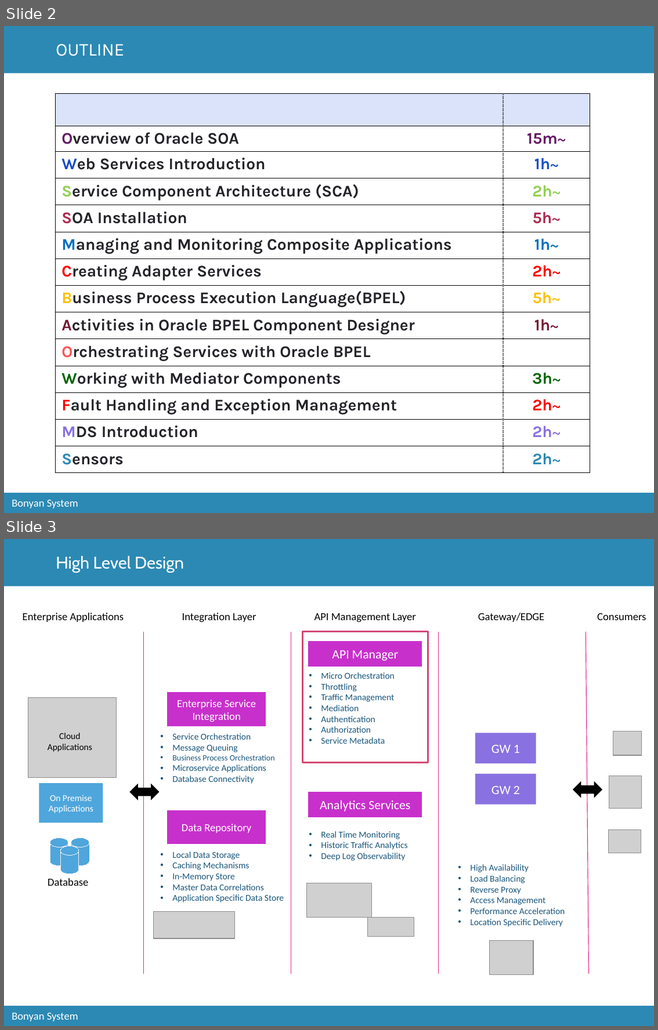
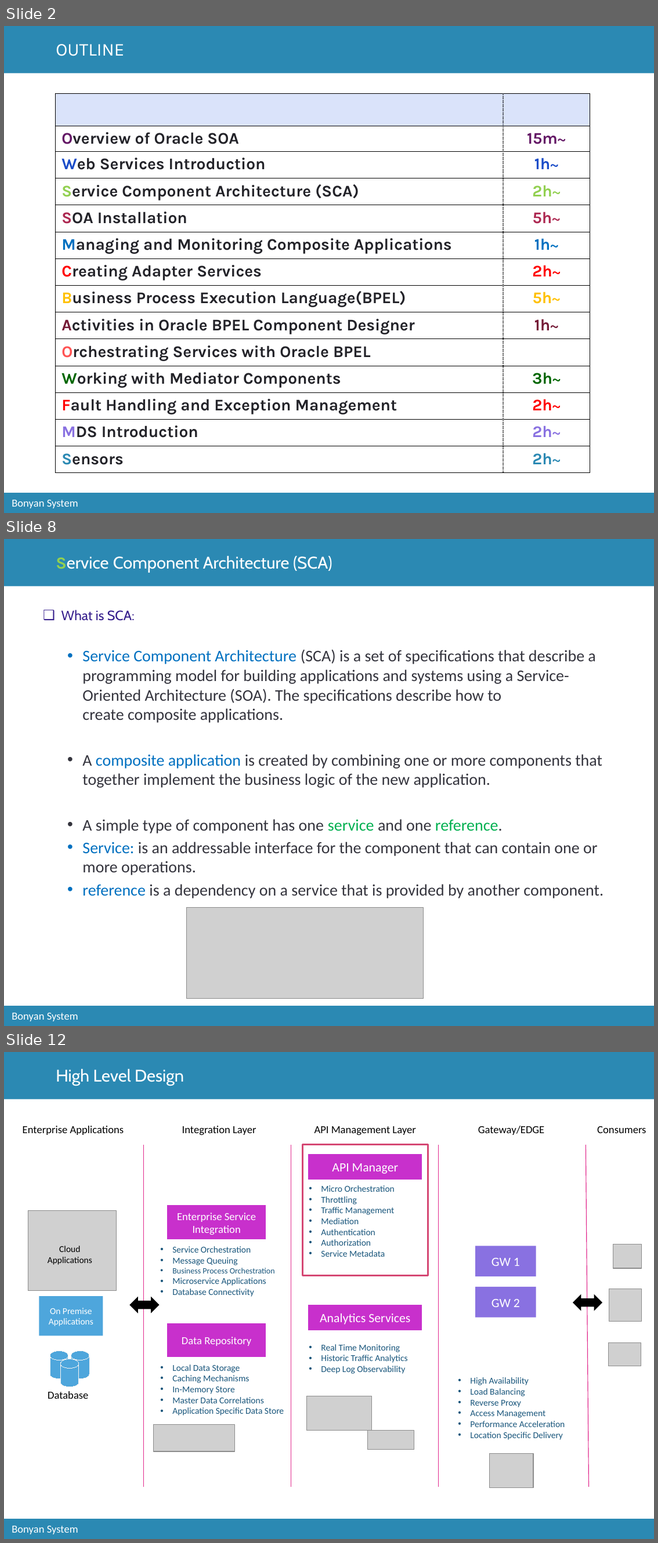
Before and after one commit to catcry/soaTraining, a slide deck: Presentation/soaTrainingPresentation.pptx. Shown one above the other, each under a label of ours: slides 2 and 3 before the commit, slides 2, 8 and 12 after it; the slides between them are not shown. The pictures are 658x1030 and 658x1543 pixels, drawn with LibreOffice and Linux fonts; fonts in the diff are those of the drawing; grey boxes stand for pictures; background and template pictures are left out. Boxes give left, top, right and bottom in pixels: in the first picture for what was removed or moved away, otherwise in the second. Text is boxed around its words. In the diff, an @@ line names an element or a change of style, - is before the commit and + after.

```diff
--- a/Presentation/soaTrainingPresentation.pptx
+++ b/Presentation/soaTrainingPresentation.pptx
@@ slide 8 added at box(4, 539, 654, 1026), background #FFFFFF; not listed: 3 template elements that a slide beside it also shows @@
@@ title added at box(56, 556, 332, 572), 18.8 pt, text #FFFFFF @@
+Service Component Architecture (SCA)
@@ text added at box(61, 610, 603, 899), 18 pt, text #34343D @@
+❑ What is SCA:
+  • Service Component Architecture (SCA) is a set of specifications that describe a programming model for building applications and systems using a Service-Oriented Architecture (SOA). The specifications describe how to create composite applications.
+  • A composite application is created by combining one or more components that together implement the business logic of the new application.
+  • A simple type of component has one service and one reference.
+  • Service: is an addressable interface for the component that can contain one or more operations.
+  • reference is a dependency on a service that is provided by another component.
@@ picture added at box(187, 907, 423, 998) @@
@@ what was slide 3 is now slide 12 @@
```
Also in this commit, not shown: 8 other slides added, 3 other files.
